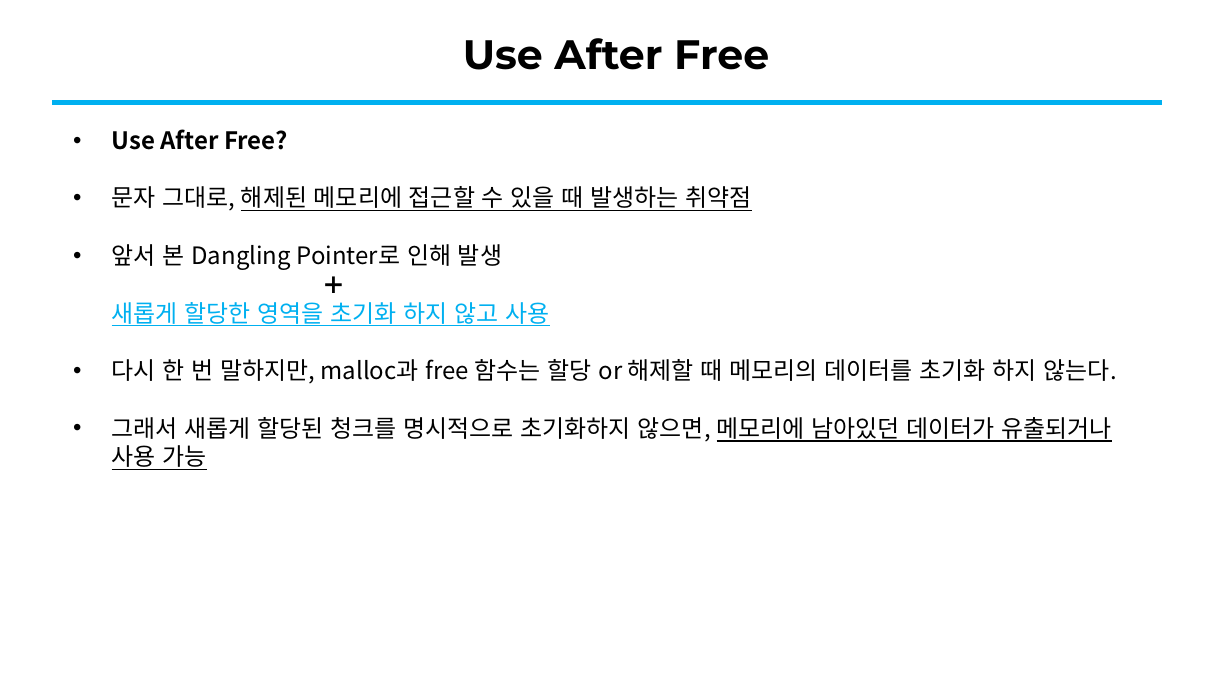
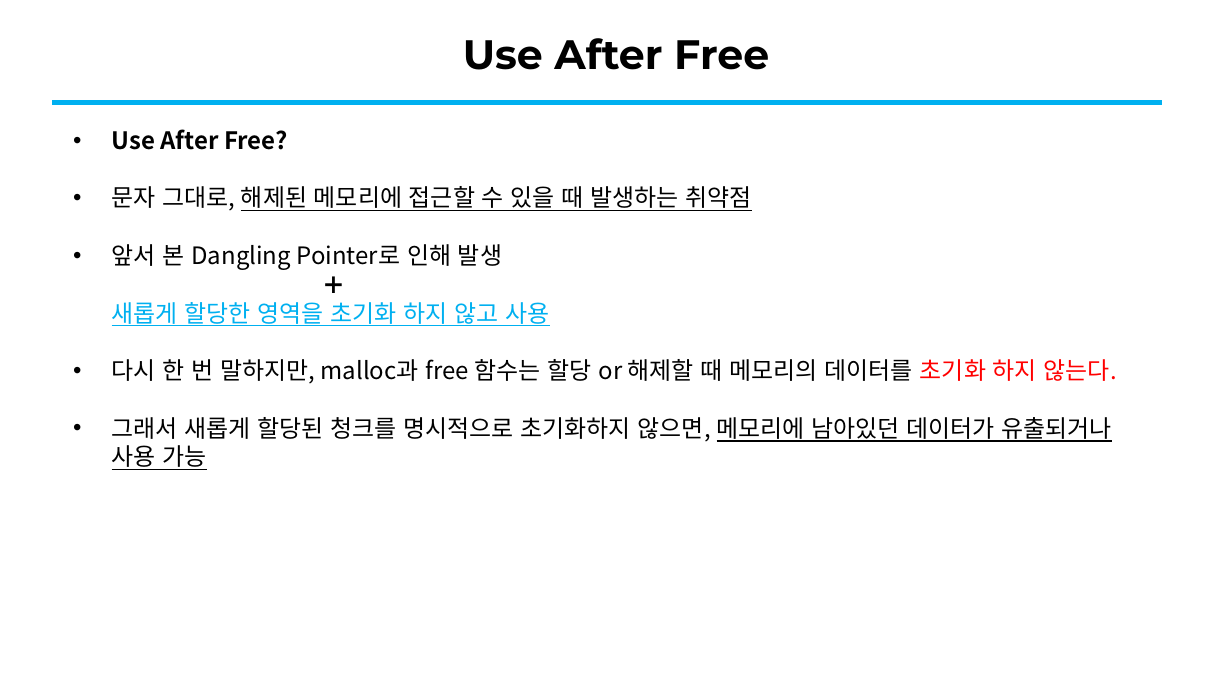
Before and after one commit to sewonpark-sec/SSL-Seminar, a slide deck: slide 7 of 11_Use_After_Free.pptx (slide 9 before the commit). Drawn at 1232x693 pixels with LibreOffice and Linux fonts; fonts in the diff are those of the drawing. Boxes give left, top, right and bottom in pixels: in the first picture for what was removed or moved away, otherwise in the second. Text is boxed around its words. In the diff, an @@ line names an element or a change of style, - is before the commit and + after.

```diff
--- a/11_Use_After_Free.pptx
+++ b/11_Use_After_Free.pptx
@@ text at (112,359,1117,384): text colour #000000 to #FF0000 in "초기화 하지 않는다." @@
```
Also in this commit, not shown: 9 other slides changed, 4 slides added, 9 slides removed.
